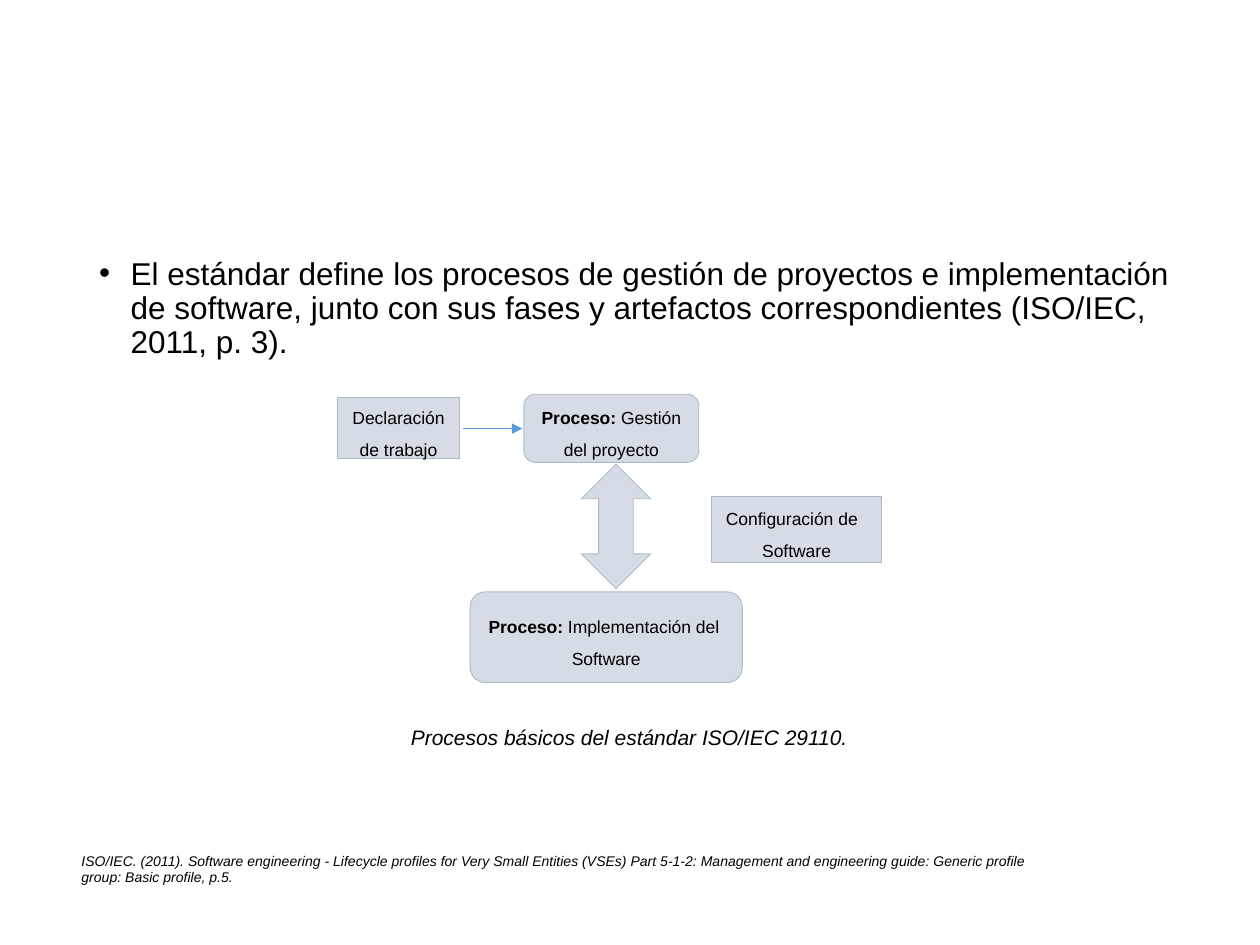
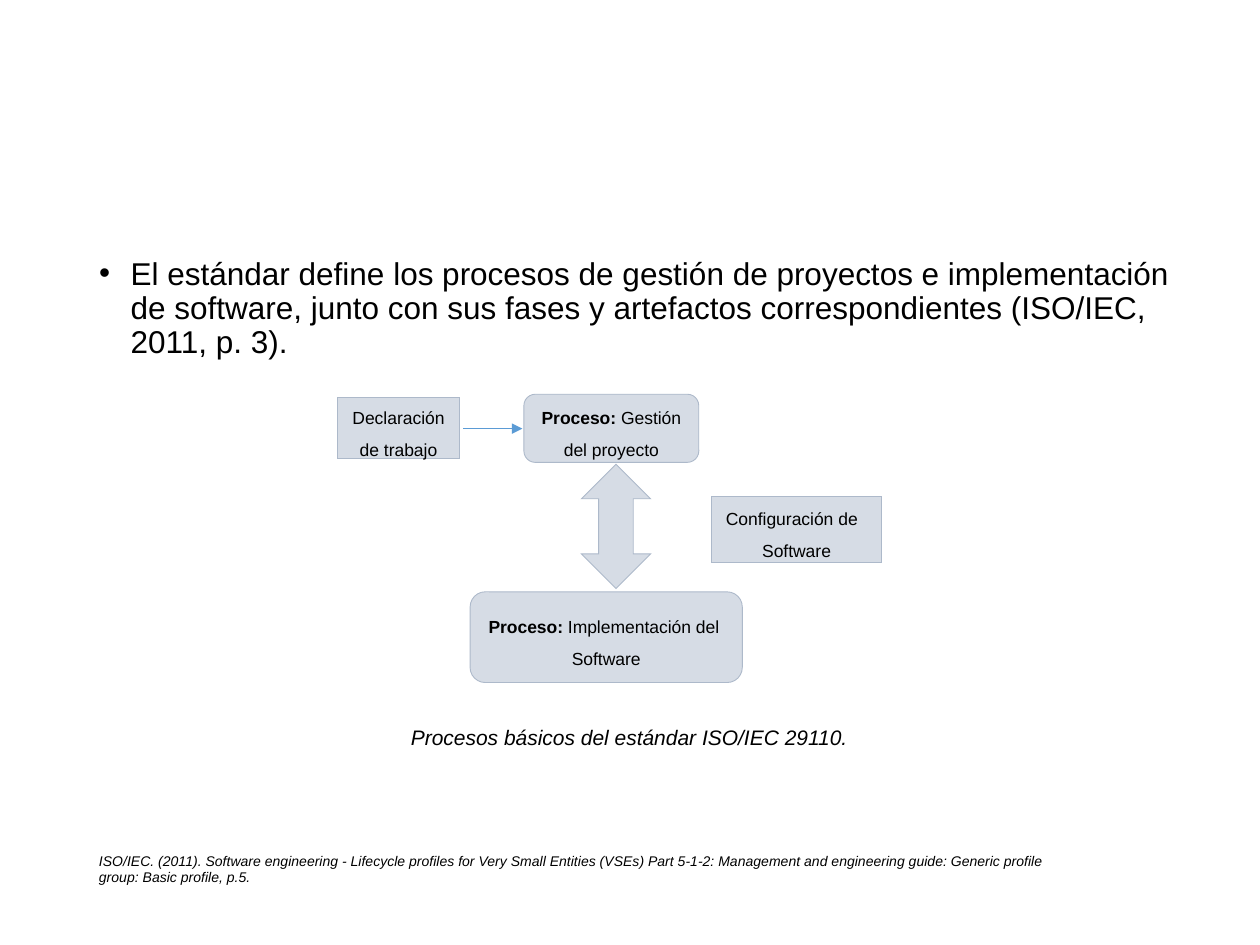
Before and after one commit to cristianpazu/Proyecto-Sanambiente, a slide deck: slide 9 of Documentos de ponencias en eventos/Tecnotic 2019/Exposición - Tecnotic 2019.pptx. Drawn at 1260x945 pixels with LibreOffice and Linux fonts; fonts in the diff are those of the drawing; background and template pictures are left out. Boxes give left, top, right and bottom in pixels: in the first picture for what was removed or moved away, otherwise in the second. Text is boxed around its words. In the diff, an @@ line names an element or a change of style, - is before the commit and + after.

```diff
--- a/Documentos de ponencias en eventos/Tecnotic 2019/Exposición - Tecnotic 2019.pptx
+++ b/Documentos de ponencias en eventos/Tecnotic 2019/Exposición - Tecnotic 2019.pptx
@@ text "ISO/IEC. (2011). Software engineering - ...": place and size @@
-text "ISO/IEC. (2011). Software engineering - ..." at bbox=[81, 856, 1024, 885]
+text "ISO/IEC. (2011). Software engineering - ..." at bbox=[99, 856, 1042, 885]
```
Also in this commit, not shown: 8 other slides changed.
